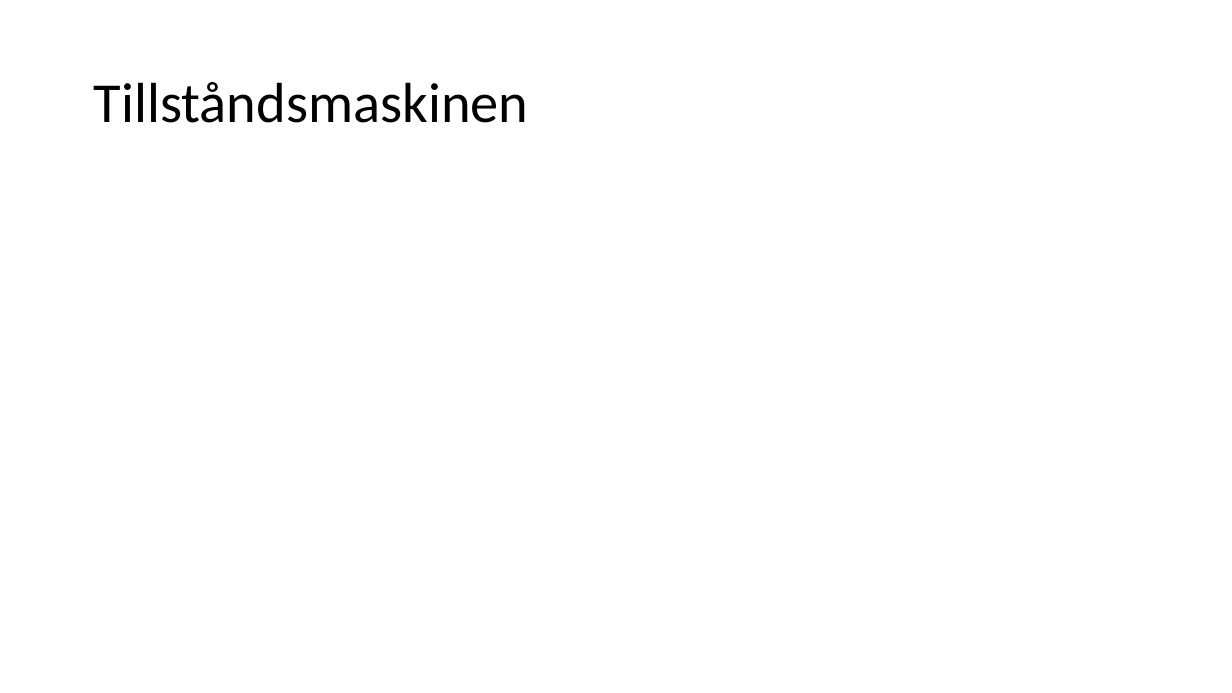
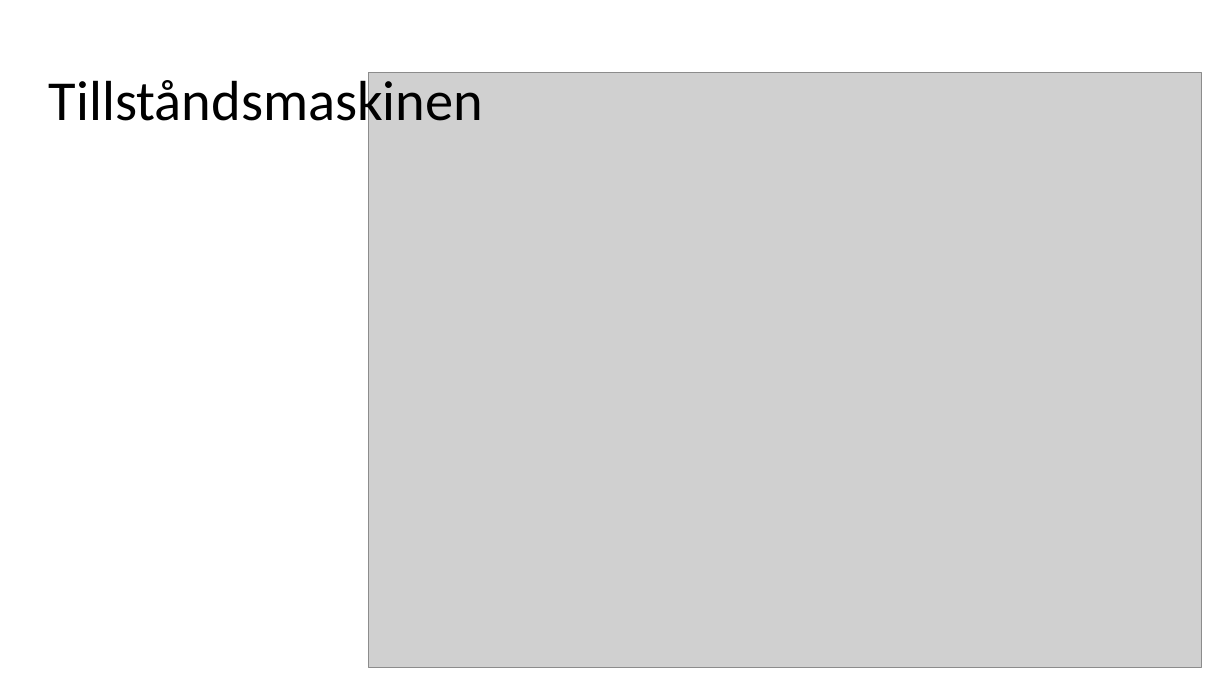
Before and after one commit to knopp10000/Inte_Roligt, a slide deck: slide 22 of slutredovisning.pptx (slide 23 before the commit). Drawn at 1232x693 pixels with LibreOffice and Linux fonts; fonts in the diff are those of the drawing; grey boxes stand for pictures. Boxes give left, top, right and bottom in pixels: in the first picture for what was removed or moved away, otherwise in the second. Text is boxed around its words. In the diff, an @@ line names an element or a change of style, - is before the commit and + after.

```diff
--- a/slutredovisning.pptx
+++ b/slutredovisning.pptx
@@ title "Tillståndsmaskinen" rewrapped from (94,82,528,123) to (49,72,483,133) @@
@@ picture added at (369,72,1202,667) @@
```
Also in this commit, not shown: 1 slide added, 3 slides removed.
